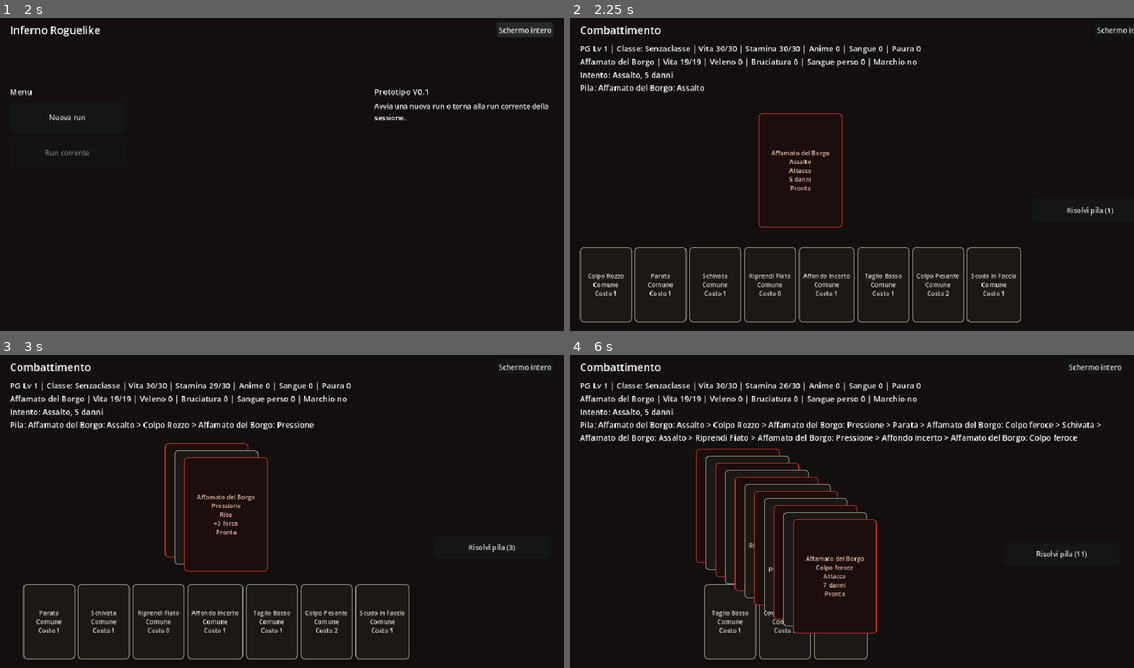
Above: before the commit, frames 1-4 (two rows, left to right).
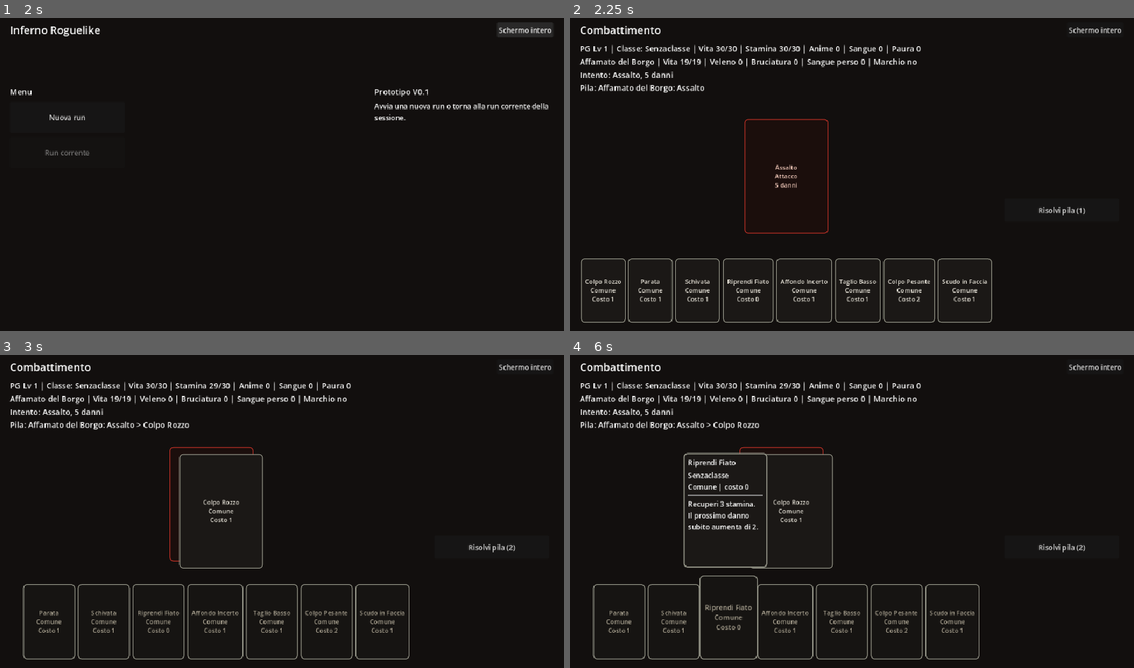
Above: after the commit, the same moments.

Repository: Chivas1504/Gioco
Game: Godot game, scene res://scenes/main.tscn
Same seed, same stepped clock (60 frames per second), same inputs: the game is played once before the commit and once after it.
Inputs (mouse positions are in pixels of both pictures, inside the frame that each line leads up to):
- Up to frame 1 (2 s): click "Schermo intero" at 0.5 s; click "Finestra" at 1.25 s
- Up to frame 2 (2.25 s): click "Nuova run" at 2 s
- Up to frame 3 (3 s): click "Colpo Rozzo Comune Costo 1" at 2.75 s
- Up to frame 4 (6 s): click (620, 621) at 3.5 s, where only the run before the commit has a clickable "Parata Comune Costo 1"; click (648, 621) at 4.25 s, where only the run before the commit has a clickable "Schivata Comune Costo 1"; click (671, 621) at 5 s, where only the run before the commit has a clickable "Riprendi Fiato Comune Costo 0"; click (705, 621) at 5.75 s, where only the run before the commit has a clickable "Affondo Incerto Comune Costo 1"

Frame 1 is identical in both runs. In frame 2, 5.3% of the frame differs, in the area x 1-100%, y 2-98%; in frame 3, 2.4%; in frame 4, 7.3%, in the area x 1-95%, y 9-98%.

Commit message:
Migliora scala carte e chiusura pila

Diff:
--- a/scripts/combat/combat_state.gd
+++ b/scripts/combat/combat_state.gd
@@ -121,7 +121,11 @@
 	if used_sorcerer_bonus:
 		used_class_bonuses.append(CardRules.CLASS_SORCERER)
 	var messages = ["Impili %s. Stamina -%d." % [card.get("name", card_id), cost]]
-	_stage_enemy_card(messages)
+	if round_starter == "player":
+		_stage_enemy_card(messages)
+	else:
+		stack_turn_owner = "resolve"
+		messages.append("Sei entrato per secondo: puoi risolvere la pila prima della prossima carta nemica.")
 	return {
 		"ok": true,
 		"message": " ".join(messages),
--- a/scripts/main.gd
+++ b/scripts/main.gd
@@ -17,7 +17,11 @@
 const HAND_CARD_HEIGHT = 170
 const HAND_CARD_COLUMNS = 12
 const HAND_CARD_ZOOM = 1.12
+const HAND_CARD_MIN_SCALE = 0.62
 const STACK_CARD_OFFSET = Vector2(22, 16)
+const STACK_CARD_MIN_SCALE = 0.55
+const STACK_CARD_PREVIEW_WIDTH = 230
+const STACK_CARD_PREVIEW_HEIGHT = 150
 
 var run_state = RunState.new()
 var combat_state = CombatState.new()
@@ -420,13 +424,17 @@
 	for child in card_grid.get_children():
 		child.queue_free()
 
-	for card_id in combat_state.get_hand_card_ids():
+	var hand_card_ids = combat_state.get_hand_card_ids()
+	var hand_scale = _get_hand_card_scale(hand_card_ids.size())
+	var hand_card_size = Vector2(HAND_CARD_WIDTH, HAND_CARD_HEIGHT) * hand_scale
+	for card_id in hand_card_ids:
 		var card = GameDatabase.get_card(card_id)
 		var button = Button.new()
 		var cost = combat_state.get_card_cost_for_current_intent(card_id)
-		button.custom_minimum_size = Vector2(HAND_CARD_WIDTH, HAND_CARD_HEIGHT)
+		button.custom_minimum_size = hand_card_size
+		button.size = hand_card_size
 		button.size_flags_horizontal = Control.SIZE_SHRINK_CENTER
-		button.pivot_offset = Vector2(float(HAND_CARD_WIDTH) / 2.0, HAND_CARD_HEIGHT)
+		button.pivot_offset = Vector2(hand_card_size.x / 2.0, hand_card_size.y)
 		button.text = _get_hand_card_display_text(card_id, cost)
 		button.tooltip_text = "Classe: %s" % _get_class_display_text(String(card.get("class_id", CardRules.CLASS_NEUTRAL)))
 		button.disabled = not combat_state.can_play_card(card_id)
@@ -448,30 +456,37 @@
 	hand_spacer.add_child(center)
 
 	var staged_cards = combat_state.get_staged_stack_entries()
+	var stack_scale = _get_stack_card_scale(staged_cards.size())
+	var stack_card_size = Vector2(CARD_WIDTH, CARD_HEIGHT) * stack_scale
+	var stack_offset = STACK_CARD_OFFSET * stack_scale
 	var stack_board = Control.new()
 	stack_board.custom_minimum_size = Vector2(
-		CARD_WIDTH + STACK_CARD_OFFSET.x * max(0, staged_cards.size() - 1),
-		CARD_HEIGHT + STACK_CARD_OFFSET.y * max(0, staged_cards.size() - 1)
+		stack_card_size.x + stack_offset.x * max(0, staged_cards.size() - 1),
+		stack_card_size.y + stack_offset.y * max(0, staged_cards.size() - 1)
 	)
 	center.add_child(stack_board)
 
 	for index in range(staged_cards.size()):
 		var entry: Dictionary = staged_cards[index]
 		var stack_card = Button.new()
-		stack_card.custom_minimum_size = Vector2(CARD_WIDTH, CARD_HEIGHT)
-		stack_card.size = Vector2(CARD_WIDTH, CARD_HEIGHT)
-		stack_card.position = STACK_CARD_OFFSET * index
+		stack_card.custom_minimum_size = stack_card_size
+		stack_card.size = stack_card_size
+		stack_card.position = stack_offset * index
 		stack_card.z_index = index
 		stack_card.focus_mode = Control.FOCUS_NONE
-		stack_card.mouse_filter = Control.MOUSE_FILTER_IGNORE
+		stack_card.mouse_filter = Control.MOUSE_FILTER_STOP
 		if String(entry.get("owner", "")) == "enemy":
-			stack_card.text = _get_enemy_stack_card_display_text(entry)
+			stack_card.text = _get_enemy_stack_card_display_text(entry, true)
+			stack_card.tooltip_text = _get_enemy_stack_card_display_text(entry, false)
 			_apply_enemy_stack_card_style(stack_card)
 		else:
 			var card_id = String(entry.get("card_id", ""))
 			var card = GameDatabase.get_card(card_id)
-			stack_card.text = _get_card_display_text(card_id, "in pila", "Pronta")
+			stack_card.text = _get_stack_player_card_display_text(card_id)
+			stack_card.tooltip_text = _get_card_display_text(card_id, "in pila", "Pronta")
 			_apply_card_button_style(stack_card, card)
+		stack_card.mouse_entered.connect(_on_stack_card_mouse_entered.bind(entry, stack_card))
+		stack_card.mouse_exited.connect(_on_stack_card_mouse_exited.bind(stack_card, index))
 		stack_board.add_child(stack_card)
 
 
@@ -881,18 +896,60 @@
 	]
 
 
-func _get_enemy_stack_card_display_text(entry: Dictionary) -> String:
+func _get_stack_card_scale(count: int) -> float:
+	if count <= 4:
+		return 1.0
+	var shrink = 1.0 - float(count - 4) * 0.055
+	return max(STACK_CARD_MIN_SCALE, shrink)
+
+
+func _get_hand_card_scale(count: int) -> float:
+	if count <= 0:
+		return 1.0
+	var available_width = card_grid.size.x
+	if available_width < 240.0:
+		available_width = get_viewport_rect().size.x - 420.0
+	var required_width = float(count * HAND_CARD_WIDTH + max(0, count - 1) * 6)
+	if required_width <= available_width:
+		return 1.0
+	var scaled = available_width / max(1.0, float(count * HAND_CARD_WIDTH))
+	return clamp(scaled, HAND_CARD_MIN_SCALE, 1.0)
+
+
+func _get_stack_player_card_display_text(card_id: String) -> String:
+	var card = GameDatabase.get_card(card_id)
+	if card.is_empty():
+		return "%s\nCarta" % card_id
+	var cost = combat_state.get_card_cost_for_current_intent(card_id)
+	return "%s\n%s\nCosto %d" % [
+		card.get("name", card_id),
+		_rarity_label(card.get("rarity", "")),
+		cost,
+	]
+
+
+func _get_enemy_stack_card_display_text(entry: Dictionary, compact: bool = false) -> String:
 	var intent: Dictionary = {}
 	if entry.has("intent"):
 		intent = entry["intent"]
 	var intent_name = String(intent.get("name", "Intento"))
 	if intent.get("kind") == "attack":
+		if compact:
+			return "%s\nAttacco\n%d danni" % [
+				intent_name,
+				int(intent.get("damage", 0)),
+			]
 		return "%s\n%s\nAttacco\n%d danni\nPronta" % [
 			enemy_label.text.split("|")[0].strip_edges(),
 			intent_name,
 			int(intent.get("damage", 0)),
 		]
 	if intent.get("kind") == "buff":
+		if compact:
+			return "%s\nRito\n+%d forza" % [
+				intent_name,
+				int(intent.get("strength", 0)),
+			]
 		return "%s\n%s\nRito\n+%d forza\nPronta" % [
 			enemy_label.text.split("|")[0].strip_edges(),
 			intent_name,
@@ -1003,6 +1060,16 @@
 	_clear_card_preview()
 
 
+func _on_stack_card_mouse_entered(entry: Dictionary, button: Button) -> void:
+	button.z_index = 90
+	_show_stack_card_preview(entry, button)
+
+
+func _on_stack_card_mouse_exited(button: Button, base_z_index: int) -> void:
+	button.z_index = base_z_index
+	_clear_card_preview()
+
+
 func _show_card_preview(card_id: String, source_button: Control) -> void:
 	_clear_card_preview()
 	hover_card_preview = PanelContainer.new()
@@ -1041,10 +1108,93 @@
 	_add_card_detail_content(content, card_id)
 
 
+func _show_stack_card_preview(entry: Dictionary, source_button: Control) -> void:
+	_clear_card_preview()
+	hover_card_preview = PanelContainer.new()
+	hover_card_preview.custom_minimum_size = Vector2(STACK_CARD_PREVIEW_WIDTH, STACK_CARD_PREVIEW_HEIGHT)
+	hover_card_preview.size = Vector2(STACK_CARD_PREVIEW_WIDTH, STACK_CARD_PREVIEW_HEIGHT)
+	hover_card_preview.z_index = 120
+	add_child(hover_card_preview)
+
+	var is_enemy = String(entry.get("owner", "")) == "enemy"
+	var border_color = Color(0.70, 0.18, 0.14)
+	if not is_enemy:
+		var card_id = String(entry.get("card_id", ""))
+		var card = GameDatabase.get_card(card_id)
+		border_color = _rarity_color(String(card.get("rarity", "")) if not card.is_empty() else "")
+
+	var style = StyleBoxFlat.new()
+	style.bg_color = Color(0.09, 0.08, 0.07)
+	style.border_color = border_color
+	style.set_border_width_all(2)
+	style.set_corner_radius_all(8)
+	style.content_margin_left = 8
+	style.content_margin_top = 8
+	style.content_margin_right = 8
+	style.content_margin_bottom = 8
+	hover_card_preview.add_theme_stylebox_override("panel", style)
+
+	var preview_position = source_button.global_position + Vector2(source_button.size.x + 12.0, -20.0)
+	var viewport_size = get_viewport_rect().size
+	preview_position.x = clamp(preview_position.x, 12.0, viewport_size.x - STACK_CARD_PREVIEW_WIDTH - 12.0)
+	preview_position.y = clamp(preview_position.y, 12.0, viewport_size.y - STACK_CARD_PREVIEW_HEIGHT - 12.0)
+	hover_card_preview.global_position = preview_position
+
+	var content = VBoxContainer.new()
+	content.size_flags_horizontal = Control.SIZE_EXPAND_FILL
+	content.size_flags_vertical = Control.SIZE_EXPAND_FILL
+	content.add_theme_constant_override("separation", 4)
+	hover_card_preview.add_child(content)
+
+	if is_enemy:
+		_add_enemy_stack_detail_content(content, entry)
+	else:
+		_add_stack_player_detail_content(content, String(entry.get("card_id", "")))
+
+
 func _clear_card_preview() -> void:
 	if hover_card_preview != null:
 		hover_card_preview.queue_free()
 		hover_card_preview = null
+
+
+func _add_stack_player_detail_content(parent: VBoxContainer, card_id: String) -> void:
+	var card = GameDatabase.get_card(card_id)
+	if card.is_empty():
+		var missing = Label.new()
+		missing.text = "Carta non trovata"
+		parent.add_child(missing)
+		return
+	var cost = combat_state.get_card_cost_for_current_intent(card_id)
+	var title = Label.new()
+	title.autowrap_mode = TextServer.AUTOWRAP_WORD_SMART
+	title.add_theme_font_size_override("font_size", 15)
+	title.text = "%s | %s | costo %d" % [card.get("name", card_id), _rarity_label(card.get("rarity", "")), cost]
+	parent.add_child(title)
+	var effect = Label.new()
+	effect.autowrap_mode = TextServer.AUTOWRAP_WORD_SMART
+	effect.text = String(card.get("effect_text", ""))
+	parent.add_child(effect)
+
+
+func _add_enemy_stack_detail_content(parent: VBoxContainer, entry: Dictionary) -> void:
+	var intent: Dictionary = {}
+	if entry.has("intent"):
+		intent = entry["intent"]
+	var title = Label.new()
+	title.autowrap_mode = TextServer.AUTOWRAP_WORD_SMART
+	title.add_theme_font_size_override("font_size", 15)
+	title.text = "%s | %s" % [enemy_label.text.split("|")[0].strip_edges(), intent.get("name", "Intento")]
+	parent.add_child(title)
+	var detail = Label.new()
+	detail.autowrap_mode = TextServer.AUTOWRAP_WORD_SMART
+	if intent.get("kind") == "attack":
+		detail.text = "Attacco: %d danni quando la pila si risolve." % int(intent.get("damage", 0))
+	elif intent.get("kind") == "buff":
+		detail.text = "Rito: il nemico ottiene +%d forza." % int(intent.get("strength", 0))
+	else:
+		detail.text = "Intento nemico in pila."
+	parent.add_child(detail)
 
 
 func _add_card_detail_content(parent: VBoxContainer, card_id: String) -> void:
